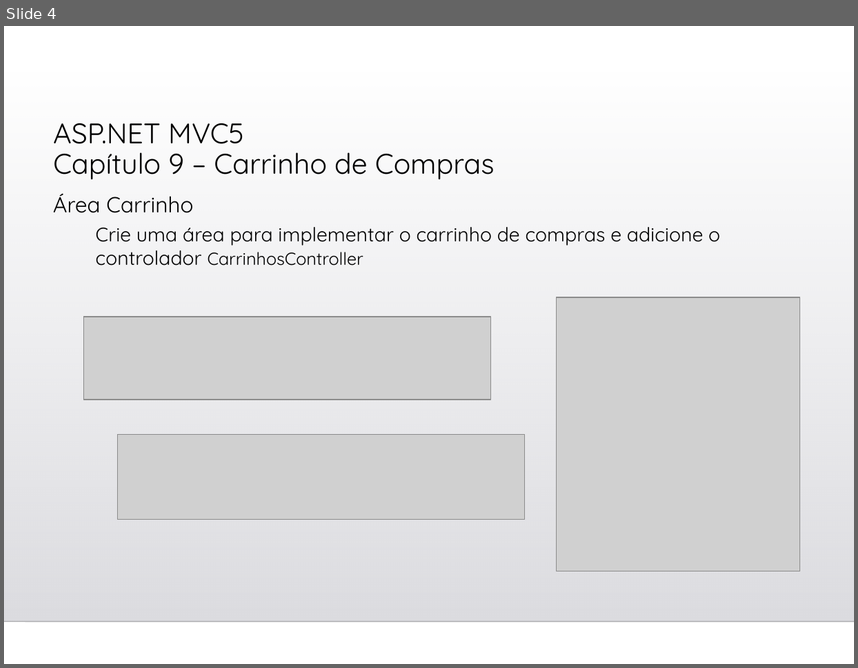
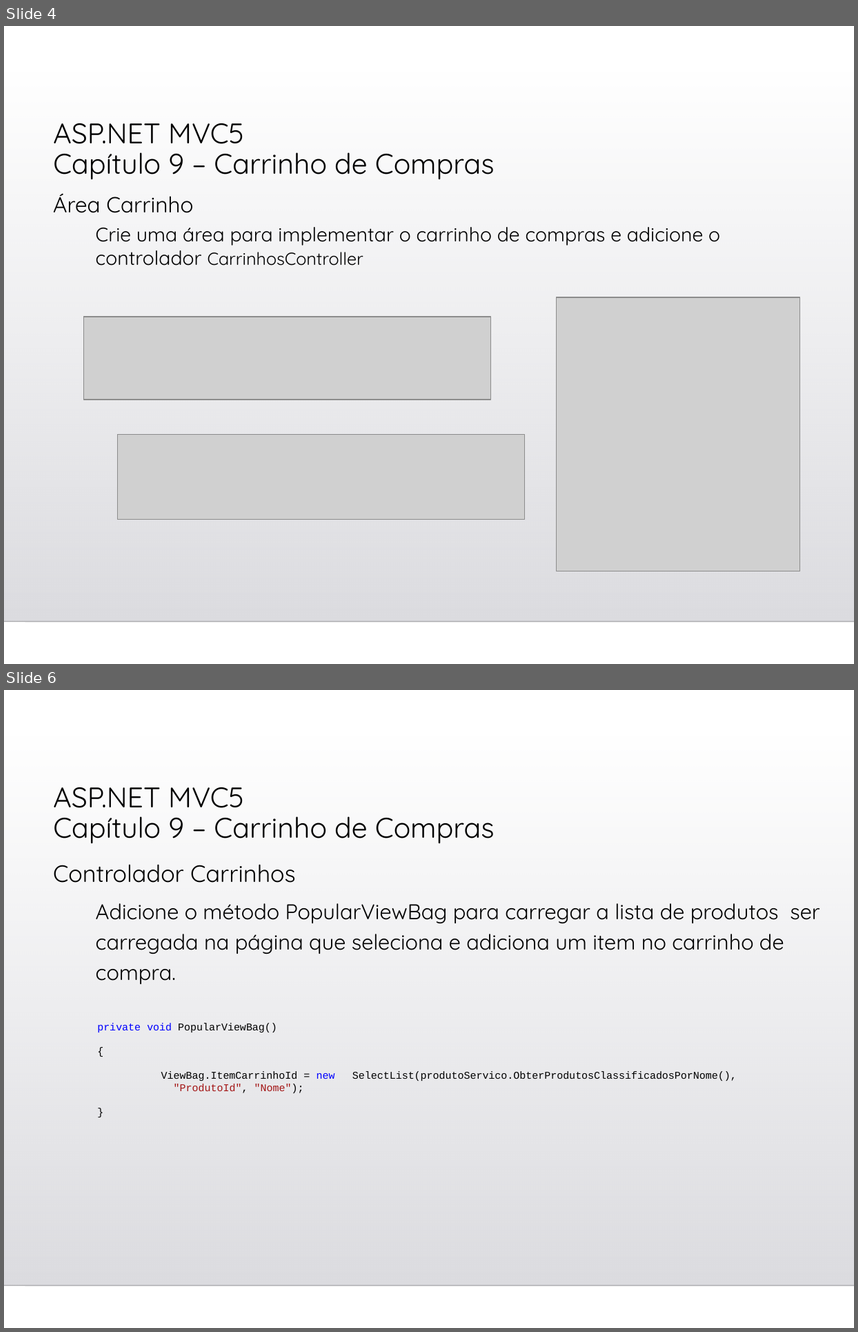
Before and after one commit to gasilvabr/ProjetoWeb2023, a slide deck: Cap09-Carrinho de Compras.ppt. Shown one above the other, each under a label of ours: slide 4 before the commit, slides 4 and 6 after it; the slides between them are not shown. The pictures are 858x668 and 858x1332 pixels, drawn with LibreOffice and Linux fonts; fonts in the diff are those of the drawing; grey boxes stand for pictures; background and template pictures are left out. Boxes give left, top, right and bottom in pixels: in the first picture for what was removed or moved away, otherwise in the second. Text is boxed around its words. In the diff, an @@ line names an element or a change of style, - is before the commit and + after.

```diff
--- a/Cap09-Carrinho de Compras.ppt
+++ b/Cap09-Carrinho de Compras.ppt
@@ slide 6 added at [4,690,854,1328], background picture (left out); not listed: 2 template elements that a slide beside it also shows @@
@@ title added at [53,787,495,843], 24 pt, text #000000 @@
+ASP.NET MVC5
+Capítulo 9 – Carrinho de Compras
@@ text added at [53,864,820,984], 18 pt, text #000000 @@
+Controlador Carrinhos
+  Adicione o método PopularViewBag para carregar a lista de produtos ser carregada na página que seleciona e adiciona um item no carrinho de compra.
@@ text added at [97,1023,737,1081], 8.8 pt, text #000000 @@
+private void PopularViewBag()
+{
+ViewBag.ItemCarrinhoId = new SelectList(produtoServico.ObterProdutosClassificadosPorNome(),
+"ProdutoId", "Nome");
+}
```
Also in this commit, not shown: 2 slides changed, 9 other slides added, 4 other files.
